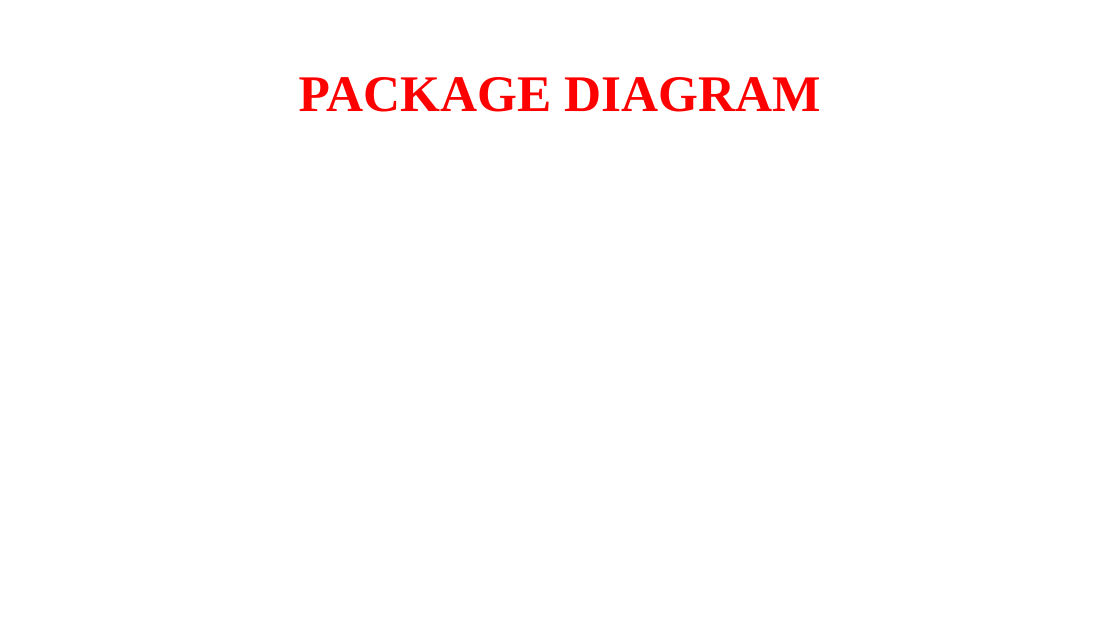
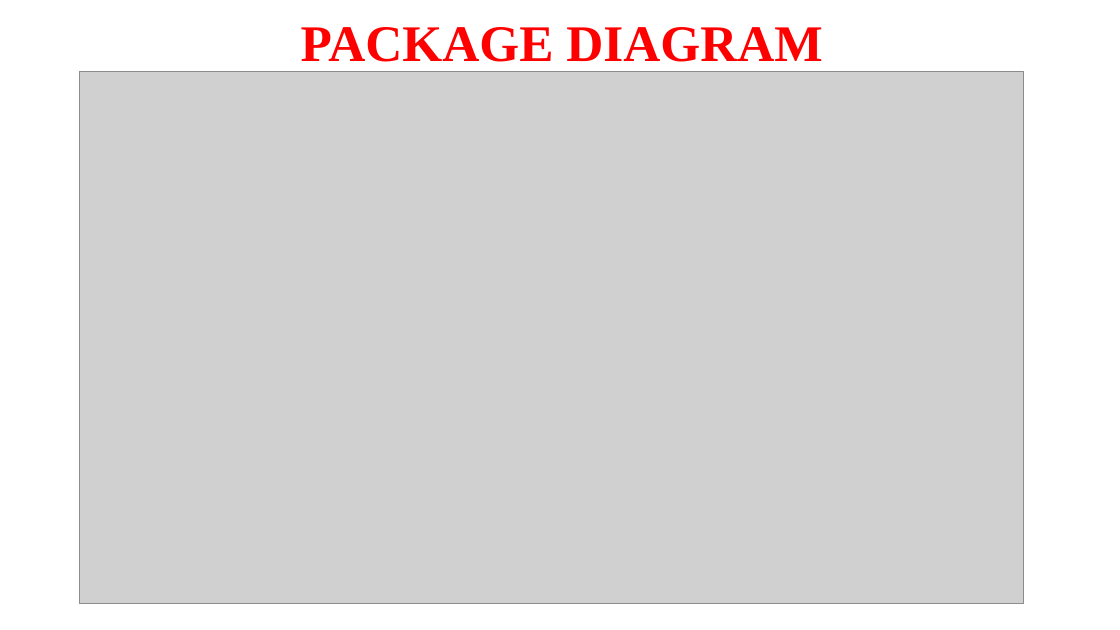
Before and after one commit to NGUESSIE-FABIOLA/BoulderDash, a slide deck: slide 15 of masterpom/PROJET UML.pptx (slide 10 before the commit). Drawn at 1120x630 pixels with LibreOffice and Linux fonts; fonts in the diff are those of the drawing; grey boxes stand for pictures. Boxes give left, top, right and bottom in pixels: in the first picture for what was removed or moved away, otherwise in the second. Text is boxed around its words. In the diff, an @@ line names an element or a change of style, - is before the commit and + after.

```diff
--- a/masterpom/PROJET UML.pptx
+++ b/masterpom/PROJET UML.pptx
@@ title "PACKAGE DIAGRAM" rewrapped from [299, 77, 821, 112] to [301, 27, 823, 72] @@
@@ picture added at [79, 71, 1023, 604] @@
```
Also in this commit, not shown: 9 other slides changed, 6 slides added, 10 other files.
